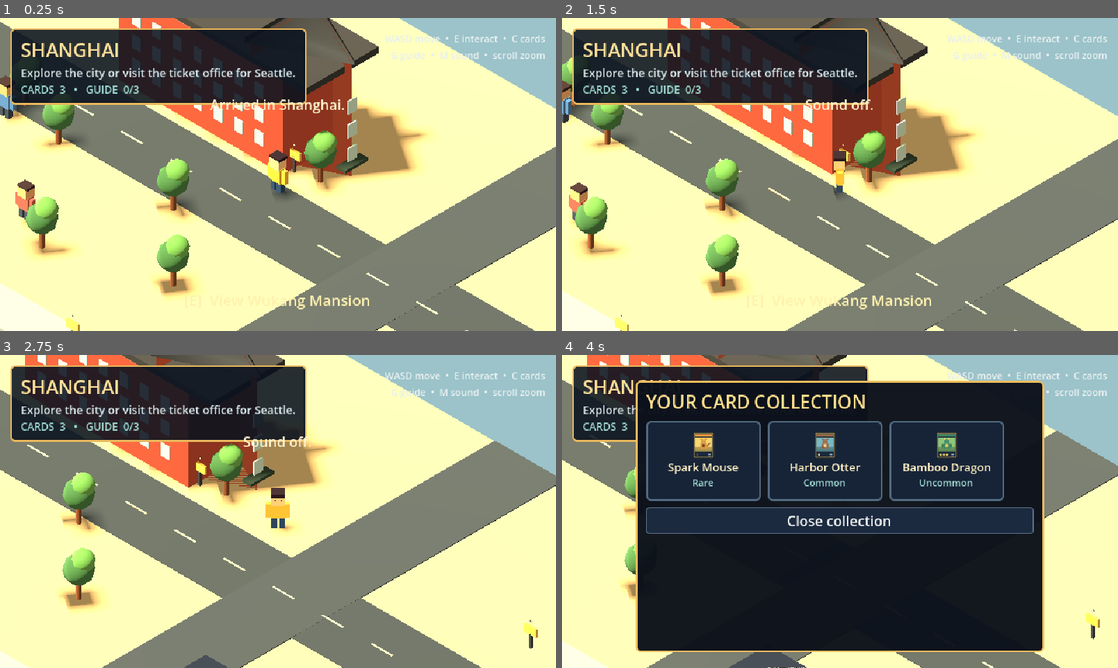
Above: before the commit, frames 1-4 (two rows, left to right).
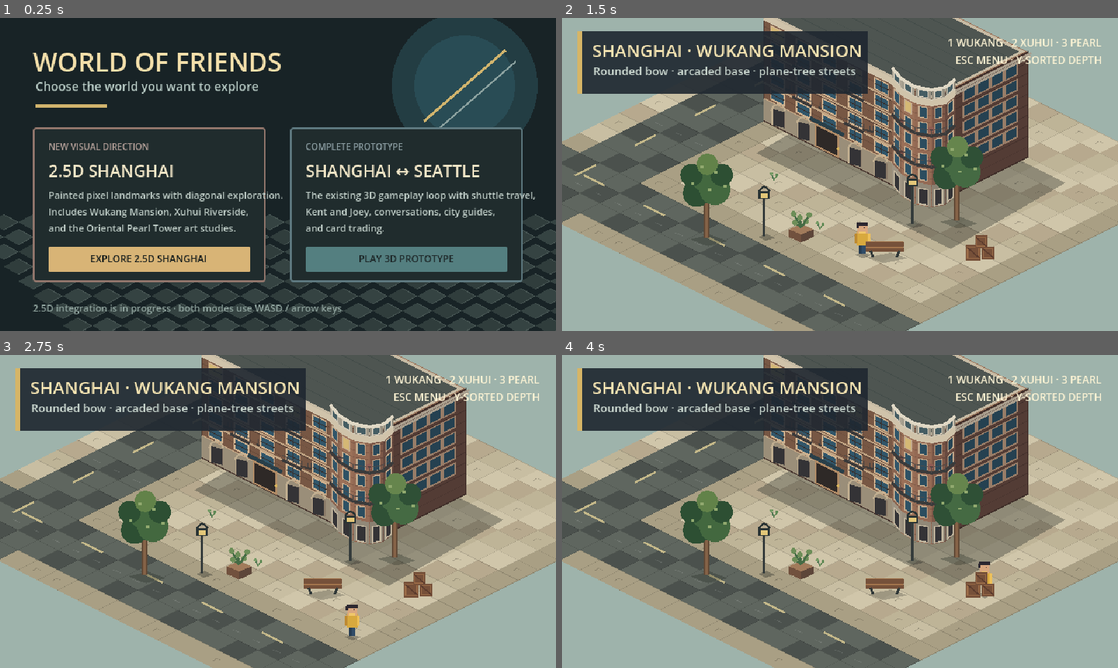
Above: after the commit, the same moments.

Repository: littlejedi/world-of-friends
Game: Godot game, scene res://scenes/launcher.tscn
Same seed, same stepped clock (60 frames per second), same inputs: the game is played once before the commit and once after it. Before the commit the project starts from res://scenes/main.tscn.
Inputs (mouse positions are in pixels of both pictures, inside the frame that each line leads up to):
- Up to frame 1 (0.25 s): no input
- Up to frame 2 (1.5 s): click (712, 259) at 0.5 s, where only the run after the commit has a clickable "EXPLORE 2.5D SHANGHAI"; tap Enter (ui_accept) at 1.25 s; move the mouse to (962, 158) at 1.27 s; hold D (move_right) from 1.28 s (still down); hold M (audio_toggle) from 1.28 s (still down)
- Up to frame 3 (2.75 s): tap Enter (ui_accept) at 1.52, 2.27 s; move the mouse to (166, 527) at 2.02 s; release D (move_right) at 2.03 s; release M (audio_toggle) at 2.03 s; hold S (move_back) from 2.03 s (still down); tap G (city_guide) at 2.1 s
- Up to frame 4 (4 s): move the mouse to (895, 442) at 2.77 s; release S (move_back) at 2.78 s; hold D (move_right) 2.78-3.53 s; hold C (collection) 2.78-3.53 s; move the mouse to (812, 574) at 3.52 s; hold W (move_forward) from 3.53 s (still down); tap E (interact) at 3.6 s; tap Enter (ui_accept) at 3.77 s

The runs differ from the first frame. In frame 1, 90% of the frame differs, in the area x 0-100%, y 0-100%; in frame 2, 92%; in frame 3, 90%; in frame 4, 96%.

Commit message:
Add 2.5D mode launcher

Diff:
--- a/project.godot
+++ b/project.godot
@@ -11,7 +11,7 @@
 [application]
 
 config/name="World of Friends"
-run/main_scene="res://scenes/main.tscn"
+run/main_scene="res://scenes/launcher.tscn"
 config/features=PackedStringArray("4.6", "GL Compatibility")
 config/icon="res://assets/icon.svg"
 
--- /dev/null
+++ b/scenes/launcher.tscn
@@ -0,0 +1,13 @@
+[gd_scene load_steps=2 format=3]
+
+[ext_resource path="res://scripts/core/launcher.gd" type="Script" id="1_launcher"]
+
+[node name="Launcher" type="Control"]
+layout_mode = 3
+anchors_preset = 15
+anchor_right = 1.0
+anchor_bottom = 1.0
+grow_horizontal = 2
+grow_vertical = 2
+mouse_filter = 2
+script = ExtResource("1_launcher")
--- /dev/null
+++ b/scripts/core/launcher.gd
@@ -0,0 +1,170 @@
+class_name WorldOfFriendsLauncher
+extends Control
+
+const ISOMETRIC_SCENE := "res://scenes/isometric_style_lab.tscn"
+const CLASSIC_SCENE := "res://scenes/main.tscn"
+
+var isometric_button: Button
+var classic_button: Button
+
+
+func _ready() -> void:
+	set_process_unhandled_key_input(true)
+	_build_interface()
+	queue_redraw()
+
+
+func _draw() -> void:
+	draw_rect(Rect2(Vector2.ZERO, size), Color("#182326"))
+	for row in range(12):
+		for column in range(22):
+			var center := Vector2(float(column) * 34.0 - 30.0, 235.0 + float(row) * 17.0)
+			center.x += float(row) * 17.0
+			var tile := PackedVector2Array([
+				center + Vector2(0, -9),
+				center + Vector2(17, 0),
+				center + Vector2(0, 9),
+				center + Vector2(-17, 0),
+			])
+			var tone := Color("#354342") if (row + column) % 2 == 0 else Color("#303d3c")
+			draw_colored_polygon(tile, tone)
+			draw_polyline(PackedVector2Array([tile[0], tile[1], tile[2]]), Color("#455351"), 1.0)
+	draw_circle(Vector2(535, 78), 84.0, Color("#233d43"))
+	draw_circle(Vector2(535, 78), 58.0, Color("#294c55"))
+	draw_line(Vector2(488, 119), Vector2(582, 37), Color("#d1b46d"), 3.0)
+	draw_line(Vector2(500, 132), Vector2(594, 50), Color("#8ca2a0"), 2.0)
+
+
+func _build_interface() -> void:
+	var title := Label.new()
+	title.position = Vector2(38, 29)
+	title.text = "WORLD OF FRIENDS"
+	title.add_theme_font_size_override("font_size", 30)
+	title.add_theme_color_override("font_color", Color("#f3dfaa"))
+	add_child(title)
+
+	var subtitle := Label.new()
+	subtitle.position = Vector2(41, 69)
+	subtitle.text = "Choose the world you want to explore"
+	subtitle.add_theme_font_size_override("font_size", 14)
+	subtitle.add_theme_color_override("font_color", Color("#b8cbc5"))
+	add_child(subtitle)
+
+	var accent := ColorRect.new()
+	accent.position = Vector2(41, 99)
+	accent.size = Vector2(82, 4)
+	accent.color = Color("#d1b46d")
+	add_child(accent)
+
+	var isometric_panel := _make_mode_panel(
+		Vector2(38, 126),
+		"NEW VISUAL DIRECTION",
+		"2.5D SHANGHAI",
+		"Painted pixel landmarks with diagonal exploration.\nIncludes Wukang Mansion, Xuhui Riverside,\nand the Oriental Pearl Tower art studies.",
+		Color("#6e493b")
+	)
+	add_child(isometric_panel)
+	isometric_button = _make_button("EXPLORE 2.5D SHANGHAI", Color("#d0a65c"))
+	isometric_button.position = Vector2(18, 137)
+	isometric_button.pressed.connect(_open_isometric)
+	isometric_panel.add_child(isometric_button)
+
+	var classic_panel := _make_mode_panel(
+		Vector2(334, 126),
+		"COMPLETE PROTOTYPE",
+		"SHANGHAI ↔ SEATTLE",
+		"The existing 3D gameplay loop with shuttle travel,\nKent and Joey, conversations, city guides,\nand card trading.",
+		Color("#294c55")
+	)
+	add_child(classic_panel)
+	classic_button = _make_button("PLAY 3D PROTOTYPE", Color("#547f80"))
+	classic_button.position = Vector2(18, 137)
+	classic_button.pressed.connect(_open_classic)
+	classic_panel.add_child(classic_button)
+
+	var footer := Label.new()
+	footer.position = Vector2(38, 326)
+	footer.text = "2.5D integration is in progress · both modes use WASD / arrow keys"
+	footer.add_theme_font_size_override("font_size", 11)
+	footer.add_theme_color_override("font_color", Color("#93a7a1"))
+	add_child(footer)
+
+	isometric_button.grab_focus.call_deferred()
+
+
+func _make_mode_panel(panel_position: Vector2, eyebrow: String, heading: String, body: String, tint: Color) -> Panel:
+	var panel := Panel.new()
+	panel.position = panel_position
+	panel.size = Vector2(268, 178)
+	var style := StyleBoxFlat.new()
+	style.bg_color = Color("#202c2d")
+	style.border_color = tint.lightened(0.25)
+	style.set_border_width_all(2)
+	style.corner_radius_top_left = 3
+	style.corner_radius_top_right = 3
+	style.corner_radius_bottom_left = 3
+	style.corner_radius_bottom_right = 3
+	panel.add_theme_stylebox_override("panel", style)
+
+	var eyebrow_label := Label.new()
+	eyebrow_label.position = Vector2(18, 15)
+	eyebrow_label.text = eyebrow
+	eyebrow_label.add_theme_font_size_override("font_size", 10)
+	eyebrow_label.add_theme_color_override("font_color", tint.lightened(0.48))
+	panel.add_child(eyebrow_label)
+
+	var heading_label := Label.new()
+	heading_label.position = Vector2(18, 36)
+	heading_label.text = heading
+	heading_label.add_theme_font_size_override("font_size", 19)
+	heading_label.add_theme_color_override("font_color", Color("#f1e6c7"))
+	panel.add_child(heading_label)
+
+	var body_label := Label.new()
+	body_label.position = Vector2(18, 70)
+	body_label.text = body
+	body_label.add_theme_font_size_override("font_size", 11)
+	body_label.add_theme_color_override("font_color", Color("#bdcbc5"))
+	panel.add_child(body_label)
+	return panel
+
+
+func _make_button(label_text: String, tint: Color) -> Button:
+	var button := Button.new()
+	button.size = Vector2(232, 29)
+	button.text = label_text
+	button.add_theme_font_size_override("font_size", 11)
+	button.add_theme_color_override("font_color", Color("#1d2728"))
+	button.add_theme_color_override("font_hover_color", Color("#11191a"))
+	button.add_theme_color_override("font_focus_color", Color("#11191a"))
+	var normal := StyleBoxFlat.new()
+	normal.bg_color = tint
+	normal.corner_radius_top_left = 2
+	normal.corner_radius_top_right = 2
+	normal.corner_radius_bottom_left = 2
+	normal.corner_radius_bottom_right = 2
+	button.add_theme_stylebox_override("normal", normal)
+	var hover := normal.duplicate()
+	hover.bg_color = tint.lightened(0.16)
+	button.add_theme_stylebox_override("hover", hover)
+	button.add_theme_stylebox_override("focus", hover)
+	button.add_theme_stylebox_override("pressed", hover)
+	return button
+
+
+func _open_isometric() -> void:
+	get_tree().change_scene_to_file(ISOMETRIC_SCENE)
+
+
+func _open_classic() -> void:
+	get_tree().change_scene_to_file(CLASSIC_SCENE)
+
+
+func get_launch_metrics() -> Dictionary:
+	return {
+		"isometric_scene": ISOMETRIC_SCENE,
+		"classic_scene": CLASSIC_SCENE,
+		"mode_count": 2,
+		"isometric_button_present": isometric_button != null,
+		"classic_button_present": classic_button != null,
+	}
--- a/scripts/isometric/isometric_style_lab.gd
+++ b/scripts/isometric/isometric_style_lab.gd
@@ -30,6 +30,8 @@
 		return
 	if event is InputEventKey:
 		match event.keycode:
+			KEY_ESCAPE:
+				get_tree().change_scene_to_file("res://scenes/launcher.tscn")
 			KEY_1:
 				_set_study("wukang")
 			KEY_2:
@@ -140,7 +142,7 @@
 	note.position = Vector2(390, 20)
 	note.size = Vector2(232, 52)
 	note.horizontal_alignment = HORIZONTAL_ALIGNMENT_RIGHT
-	note.text = "1 WUKANG · 2 XUHUI · 3 PEARL\nBAKED LIGHT · Y-SORTED DEPTH"
+	note.text = "1 WUKANG · 2 XUHUI · 3 PEARL\nESC MENU · Y-SORTED DEPTH"
 	note.add_theme_font_size_override("font_size", 12)
 	note.add_theme_color_override("font_color", Color("#fff5d5"))
 	canvas.add_child(note)
@@ -159,7 +161,7 @@
 			subtitle_label.text = "Tripod supports · stacked spheres · Pudong skyline"
 		_:
 			title_label.text = "SHANGHAI · WUKANG MANSION"
-			subtitle_label.text = "Ship-like wedge · arcaded base · plane-tree streets"
+			subtitle_label.text = "Rounded bow · arcaded base · plane-tree streets"
 
 
 func set_study_for_test(study_id: String) -> void:
--- a/tests/smoke_test.gd
+++ b/tests/smoke_test.gd
@@ -16,6 +16,17 @@
 
 
 func _run() -> void:
+	var launcher_scene: PackedScene = load("res://scenes/launcher.tscn")
+	var launcher := launcher_scene.instantiate()
+	get_tree().root.add_child(launcher)
+	await get_tree().process_frame
+	var launch_metrics: Dictionary = launcher.get_launch_metrics()
+	check(int(launch_metrics.mode_count) == 2, "Launcher exposes both the 2.5D visual direction and complete 3D prototype")
+	check(bool(launch_metrics.isometric_button_present) and launch_metrics.isometric_scene == "res://scenes/isometric_style_lab.tscn", "Launcher provides a playable route into the 2.5D Shanghai slice")
+	check(bool(launch_metrics.classic_button_present) and launch_metrics.classic_scene == "res://scenes/main.tscn", "Launcher preserves access to the complete 3D gameplay loop")
+	launcher.queue_free()
+	await get_tree().process_frame
+
 	var style_scene: PackedScene = load("res://scenes/isometric_style_lab.tscn")
 	var style_lab := style_scene.instantiate()
 	get_tree().root.add_child(style_lab)
Not shown, changed: export_presets.cfg
Not shown, added: scripts/core/launcher.gd.uid
Not shown, changed: README.md
Not shown, changed: docs/PROGRESS.md
